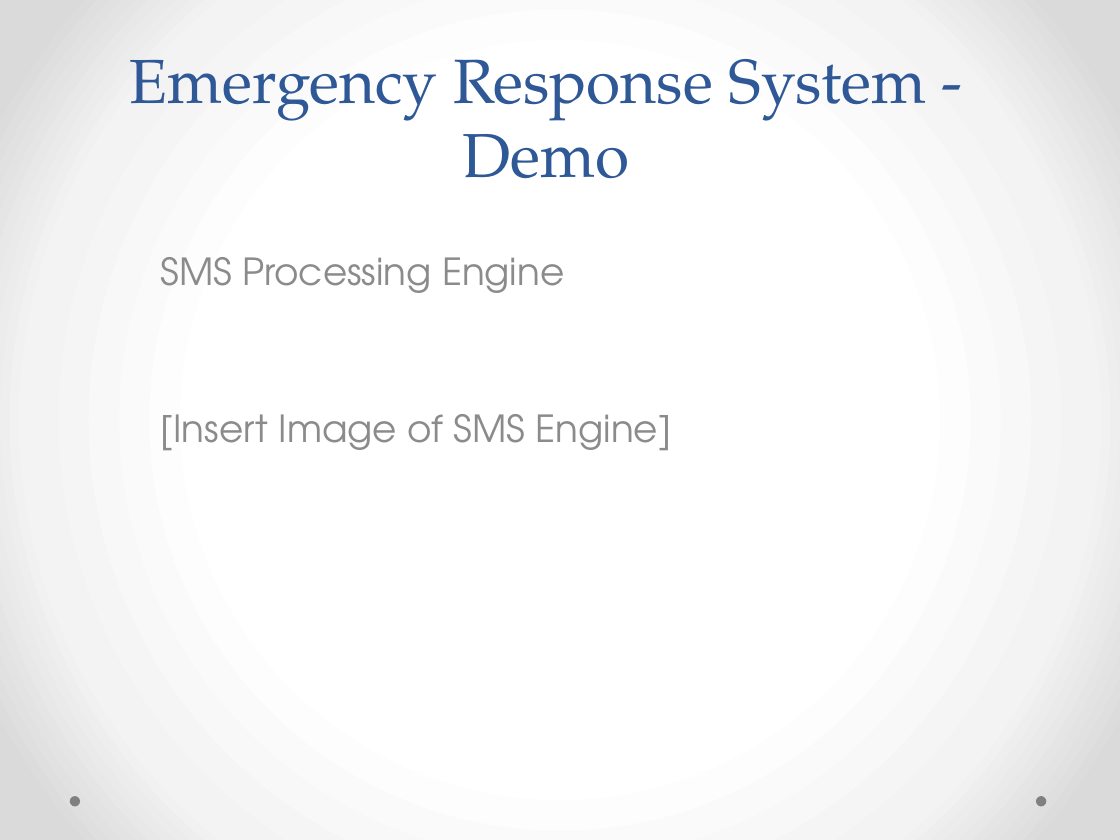
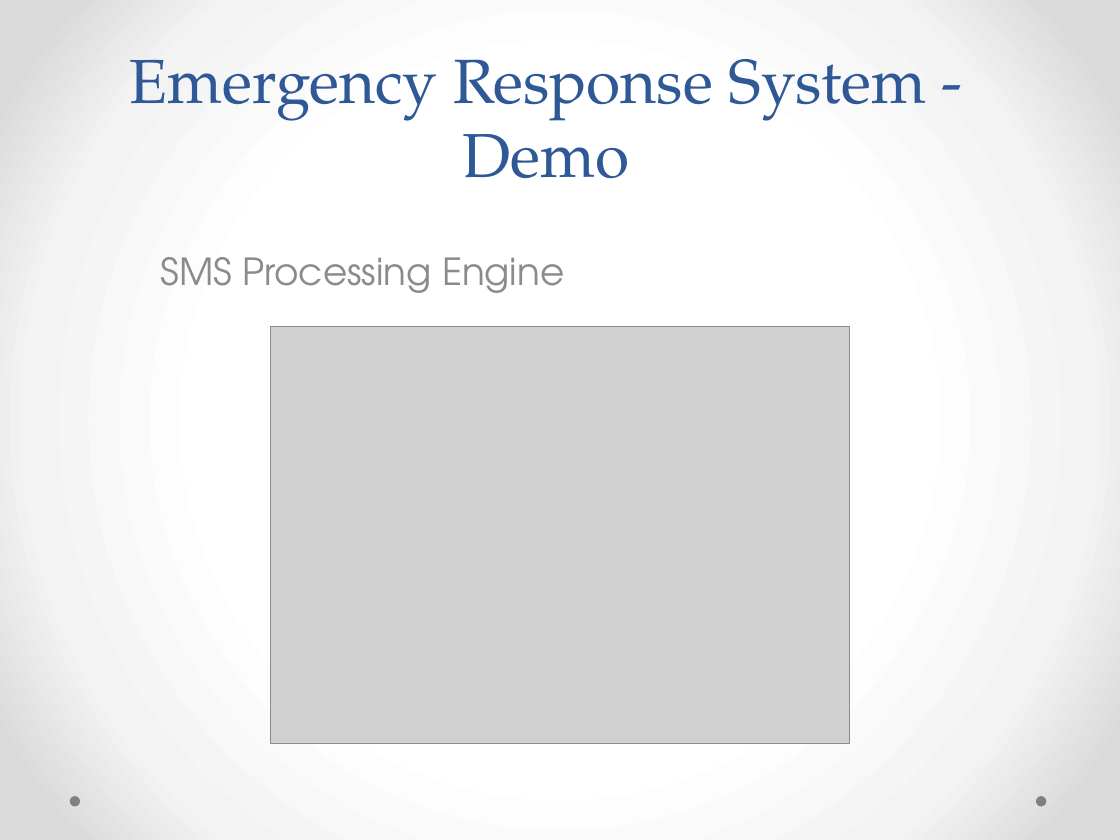
Before and after one commit to natrajkaushik/EmergencyResponseSystem, a slide deck: slide 6 of presentation/Emergency Response System.pptx (slide 5 before the commit). Drawn at 1120x840 pixels with LibreOffice and Linux fonts; fonts in the diff are those of the drawing; grey boxes stand for pictures. Boxes give left, top, right and bottom in pixels: in the first picture for what was removed or moved away, otherwise in the second. Text is boxed around its words. In the diff, an @@ line names an element or a change of style, - is before the commit and + after.

```diff
--- a/presentation/Emergency Response System.pptx
+++ b/presentation/Emergency Response System.pptx
@@ picture added at box(271, 327, 850, 744) @@
@@ subtitle at box(161, 414, 671, 450): paragraph removed @@
-[Insert Image of SMS Engine]
```
Also in this commit, not shown: 4 other slides changed, 4 slides added, 8 other files.
